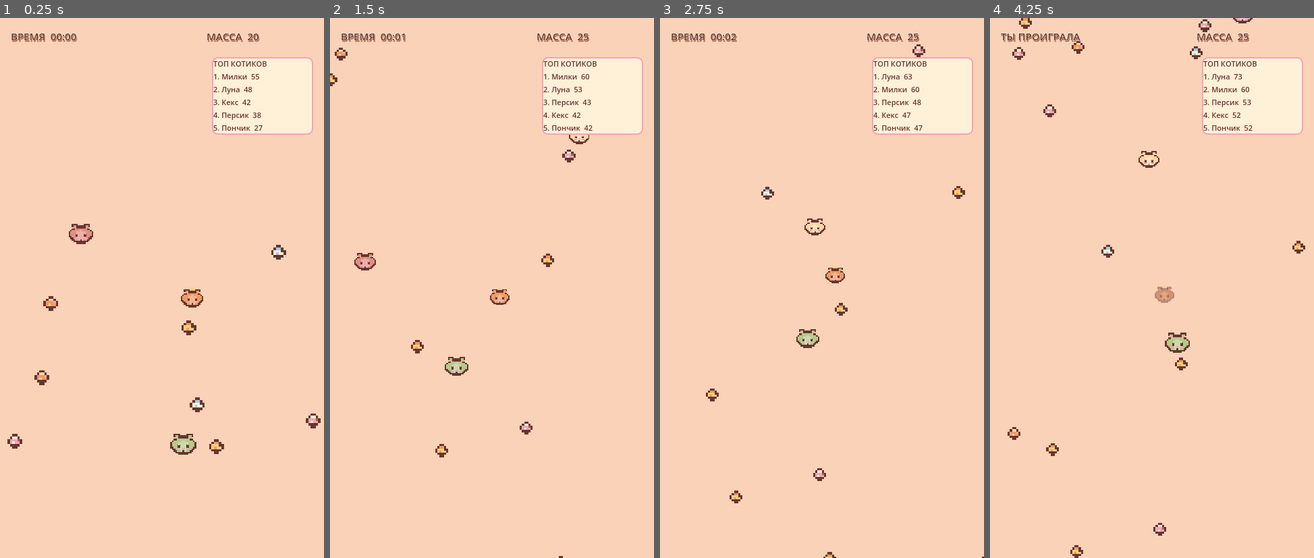
Above: before the commit, frames 1-4 (left to right).
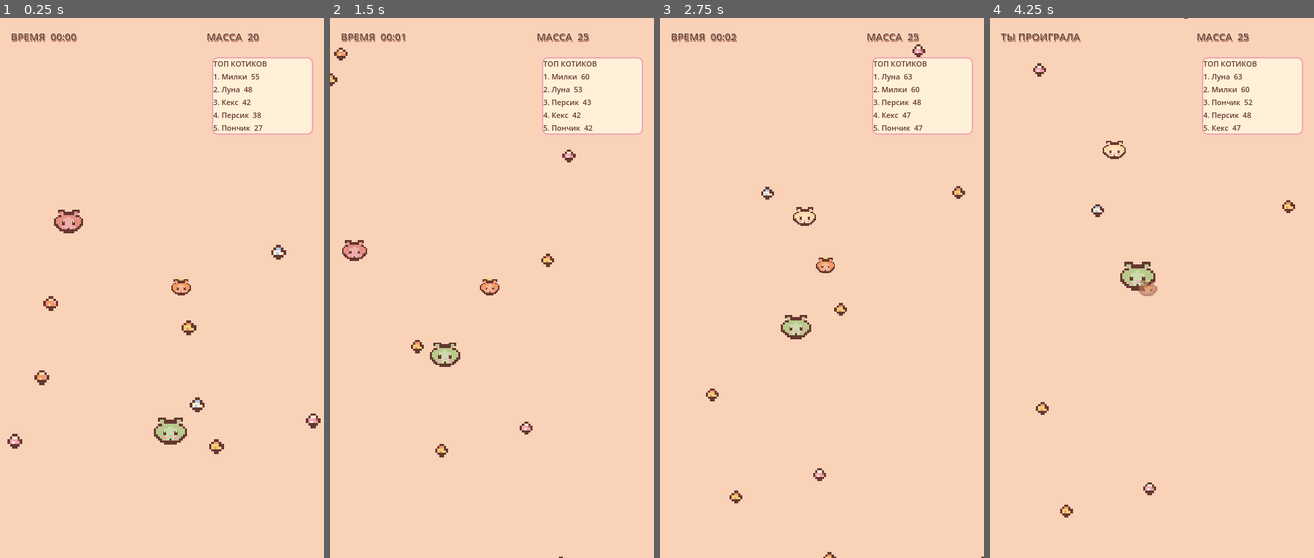
Above: after the commit, the same moments.

Repository: ArinaPig/Meown
Game: Godot game, scene res://scenes/minigames/catio/CatIO.tscn
Two runs of this game, one before a commit and one after it. Both use one fixed random seed, a clock stepped at 60 frames per second and the inputs below. The project has no main scene, so this scene is started directly.
Inputs (mouse positions are in pixels of both pictures, inside the frame that each line leads up to):
- Up to frame 1 (0.25 s): no input
- Up to frame 2 (1.5 s): move the mouse to (563, 261) at 0.52 s; click (563, 261) at 0.67 s; drag from (427, 315) to (514, 277) at 1.27 s
- Up to frame 3 (2.75 s): move the mouse to (854, 169) at 2.02 s; click (854, 169) at 2.17 s
- Up to frame 4 (4.25 s): drag from (1135, 396) to (1135, 217) at 2.77 s; move the mouse to (1249, 369) at 3.52 s; click (1249, 369) at 3.67 s

The runs differ from the first frame. In frame 1, 1.3% of the frame differs, in the area x 16-63%, y 35-81%; in frame 2, 1.1%; in frame 3, 0.9%; in frame 4, 2.5%, in the area x 5-98%, y 0-100%.

Commit message:
Make Cat.io growth visibly scale from center

Diff:
--- a/scenes/minigames/catio/Cat.gd
+++ b/scenes/minigames/catio/Cat.gd
@@ -17,16 +17,20 @@
 const CREAM := Color("#FFF0D8")
 const PINK := Color("#F2A5B5")
 const PIXEL := 2
+const START_MASS := 20.0
+const MAX_CAT_SCALE := 3.2
 
 func _ready() -> void:
 	add_to_group("cats")
 	area_entered.connect(_on_area_entered)
-	scale = Vector2.ONE * clampf(1.0 + mass / 180.0, 1.0, 3.2)
+	scale = Vector2.ONE * _scale_for_mass(mass)
 	if not is_player:
 		bot_target = global_position + Vector2(randf_range(-400, 400), randf_range(-400, 400))
 	queue_redraw()
 
 func _draw() -> void:
+	# Keep the 32x32 avatar centered on the Area2D origin so it grows evenly.
+	draw_set_transform(Vector2(-16.0, -16.0), 0.0, Vector2.ONE)
 	# 32x32 pixel-art avatar: round Agar.io blob with tiny cat ears.
 	var fur := body_color
 	var light := fur.lightened(0.30)
@@ -138,15 +142,21 @@
 		bot_target = Vector2(randf_range(-850, 850), randf_range(-850, 850))
 		move_direction = (bot_target - global_position).normalized()
 
+func _scale_for_mass(value: float) -> float:
+	# A square-root curve makes each pickup visibly affect the cat size.
+	return clampf(sqrt(maxf(value, START_MASS) / START_MASS), 1.0, MAX_CAT_SCALE)
+
 func grow(amount: float) -> void:
+	if amount <= 0.0 or is_eaten:
+		return
 	mass += amount
-	var target_scale: float = clampf(1.0 + mass / 180.0, 1.0, 3.2)
+	var target_scale: float = _scale_for_mass(mass)
 	var tween := create_tween()
-	tween.tween_property(self, "scale", Vector2.ONE * target_scale, 0.18).set_trans(Tween.TRANS_BACK).set_ease(Tween.EASE_OUT)
+	tween.tween_property(self, "scale", Vector2.ONE * target_scale, 0.22).set_trans(Tween.TRANS_BACK).set_ease(Tween.EASE_OUT)
 
 func reset_mass() -> void:
-	mass = 20.0
-	scale = Vector2.ONE
+	mass = START_MASS
+	scale = Vector2.ONE * _scale_for_mass(mass)
 	queue_redraw()
 
 func _on_area_entered(area: Area2D) -> void:
